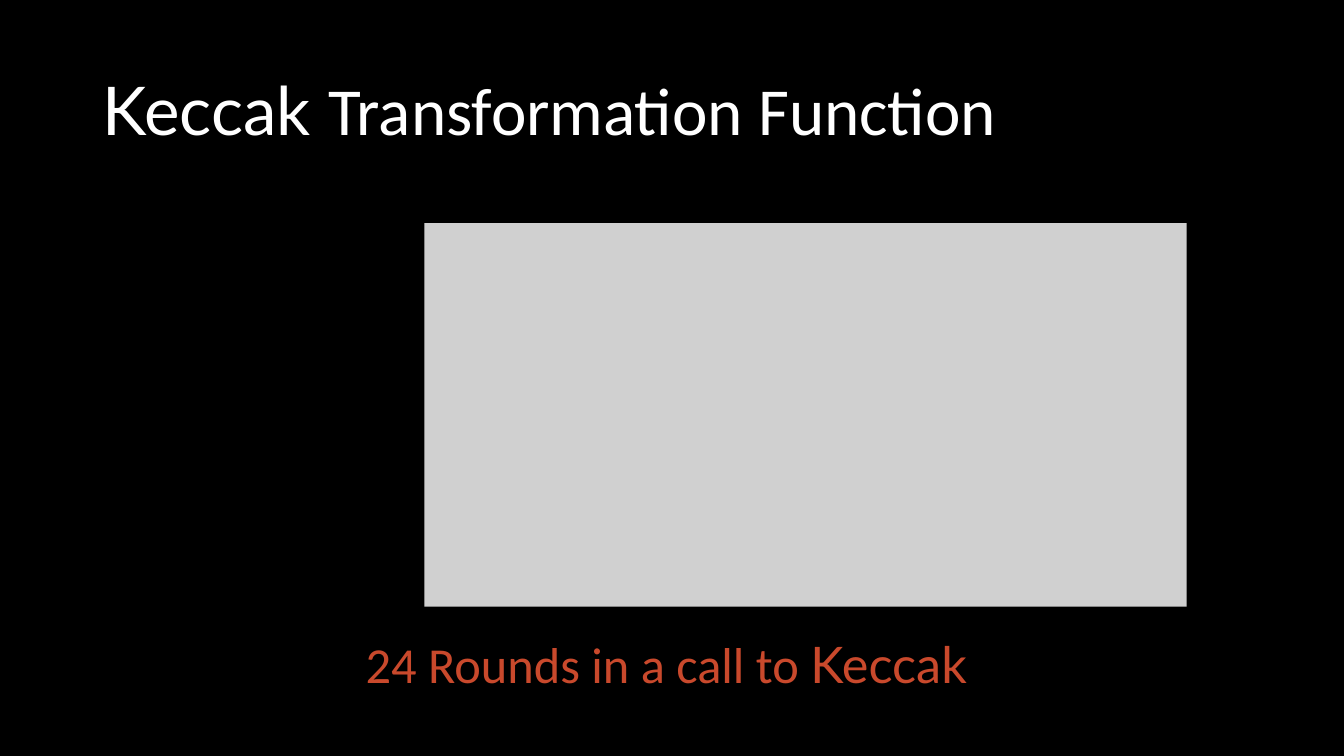
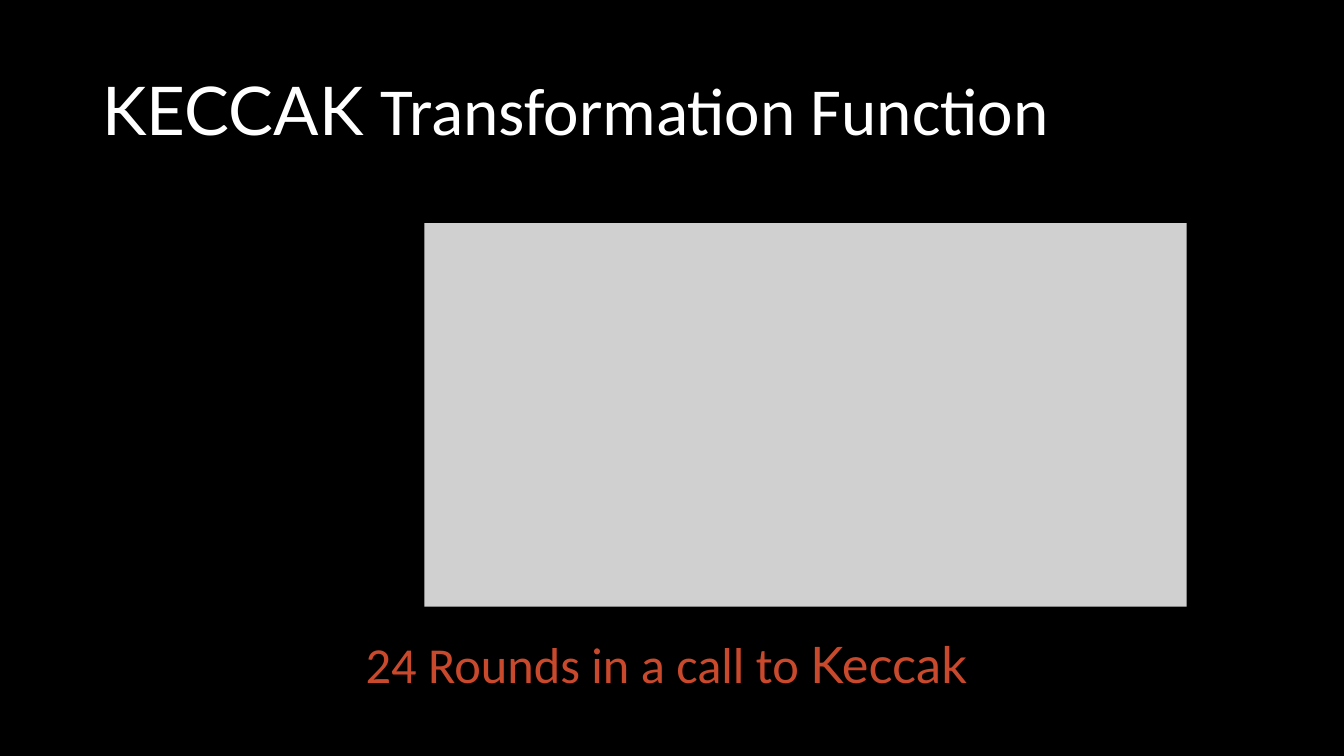
Before and after one commit to ericmercer/sha3-verification, a slide deck: slide 7 of presentation/SPIN2022.pptx. Drawn at 1344x756 pixels with LibreOffice and Linux fonts; fonts in the diff are those of the drawing; grey boxes stand for pictures. Boxes give left, top, right and bottom in pixels: in the first picture for what was removed or moved away, otherwise in the second. Text is boxed around its words. In the diff, an @@ line names an element or a change of style, - is before the commit and + after.

```diff
--- a/presentation/SPIN2022.pptx
+++ b/presentation/SPIN2022.pptx
@@ title at bbox=[102, 86, 1049, 136]: text changed @@
-Keccak Transformation Function
+KECCAK Transformation Function
```
Also in this commit, not shown: 9 other slides changed.
